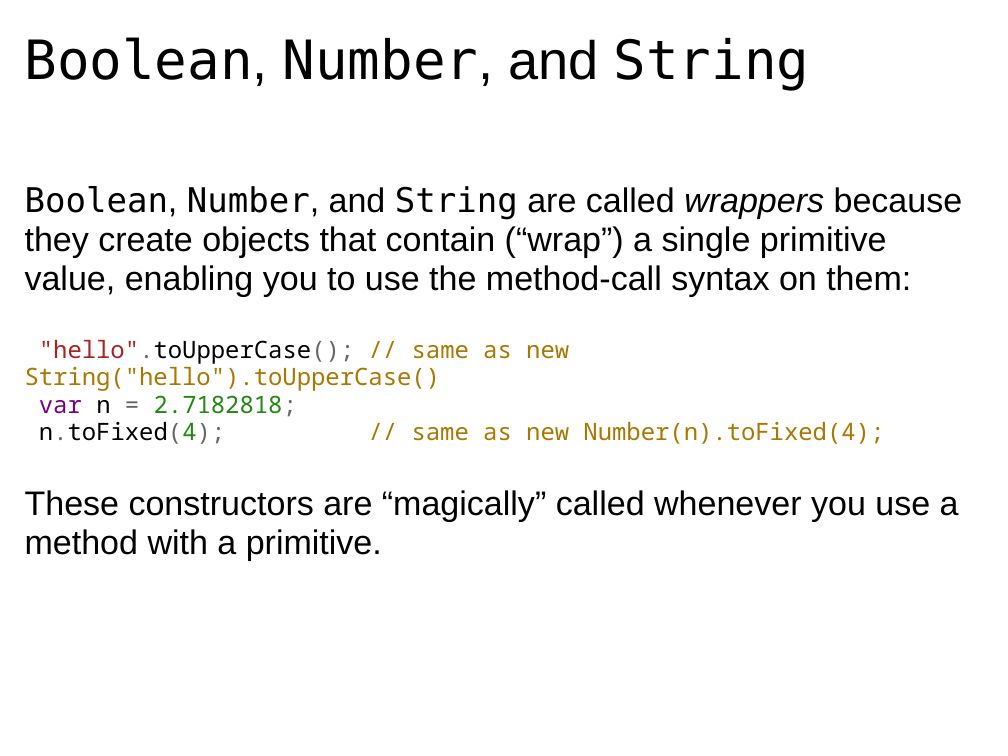
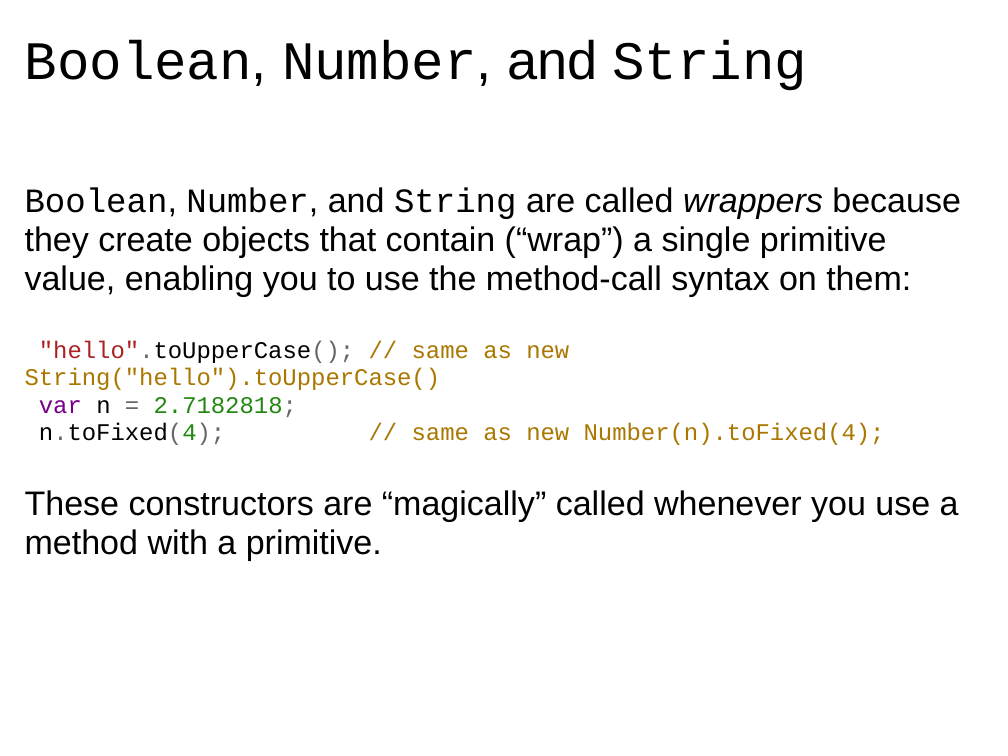
Before and after one commit to dondi/javascript-book, a slide deck: slide 44 of presentations/Chapter_7_Presentation.ppt. Drawn at 1008x756 pixels with LibreOffice and Linux fonts; fonts in the diff are those of the drawing; background and template pictures are left out. Boxes give left, top, right and bottom in pixels: in the first picture for what was removed or moved away, otherwise in the second. Text is boxed around its words. In the diff, an @@ line names an element or a change of style, - is before the commit and + after.

Commit message:
More font tweaks.

```diff
--- a/presentations/Chapter_7_Presentation.ppt
+++ b/presentations/Chapter_7_Presentation.ppt
@@ title "Boolean, Number, and String" at bbox=[25, 39, 807, 91]: font DejaVu Sans Mono to Courier New in "Boolean, Number, String" @@
@@ text at bbox=[25, 187, 961, 445]: font DejaVu Sans Mono to Courier New in "Boolean, Number, String"; font Noto Sans Mono to Courier New in ""hello".toUpperCase(); // same as new String("hello").toUppe ..." @@
```
Also in this commit, not shown: 27 other slides changed.
